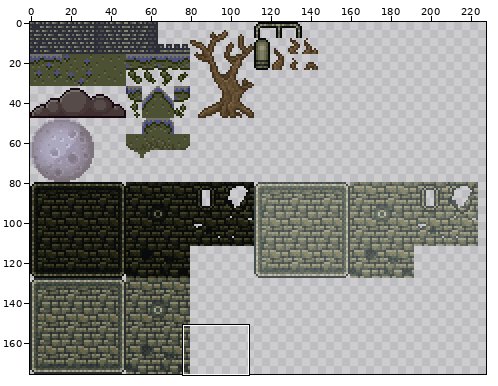
File history of a sprite sheet, media/scene.png. The first picture is a wide view before the edit; the outline marks the close-up.
Close-up. As it was:
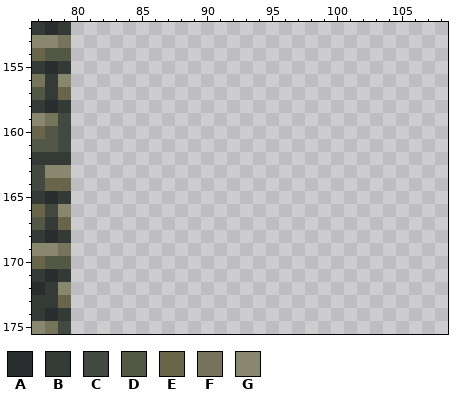
The file is 240x176 pixels. Colours within 5 levels of each other are drawn and written as one. Shown: x 77..108, y 152..175. The wide view leaves out empty margins.
Palette (. is transparent): A #292d2d  B #343b37  C #414941  D #535746  E #68654b  F #76745a  G #89876e
Pixels before, first column x 77:
152 BAB
153 GGF
154 EDD
155 BAB
156 FBG
157 DBE
158 BAB
159 GFC
160 EDC
161 DDC
162 BBB
163 CGG
164 CEE
165 BAB
166 ECG
167 DBE
168 BAB
169 GGF
170 EDD
171 BAB
172 ABG
173 BBE
174 BAB
175 GFC
New version:
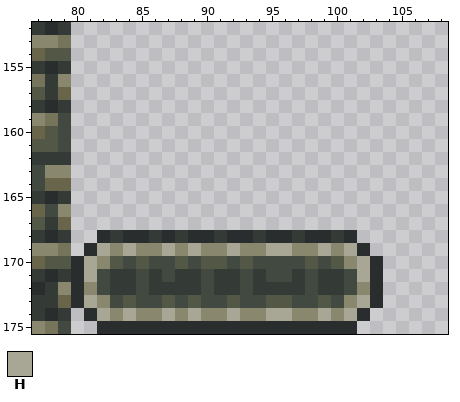
Colours new in this view: H #a8a695
Difference:
Changed rows in their new state; - is an unchanged pixel.
first column x 80:
168 --ABAABABAABAABAABAABA--
169 -AHGHGGHGHGGHGGHHGGHGHA-
170 AHGDCDCCDCDDCDCCCCDCDGHA
171 AHCBBCBCBBCBBCBCCBCBBCHA
172 AGCBBCBBBBCBBCBBBBCBBCGA
173 AHGCDCCDCDCCDCCDDCCDCGHA
174 -AHGHGGHGHGGHGGHHGGHGHA-
175 --AAAAAAAAAAAAAAAAAAAA--
